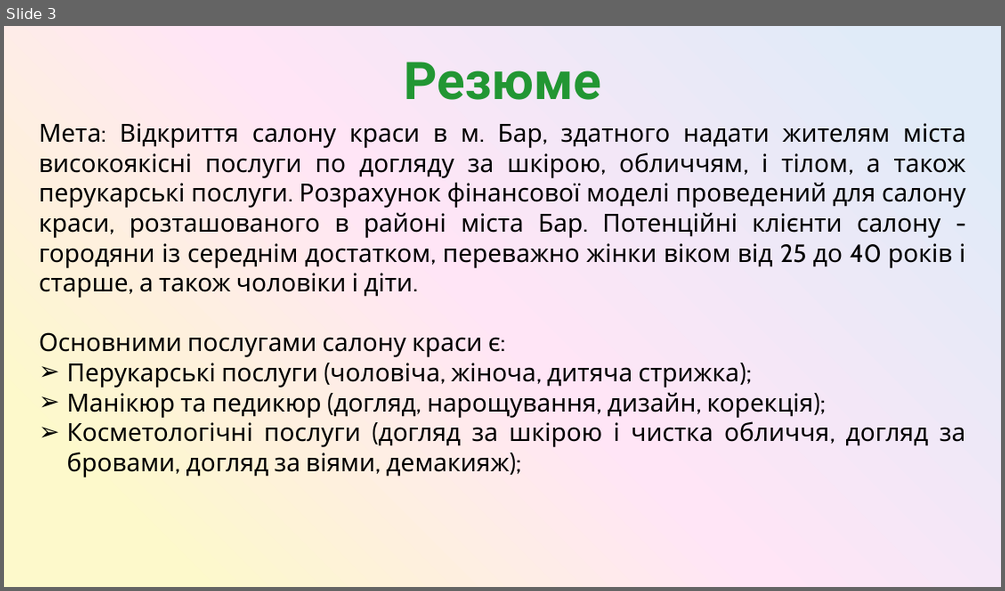
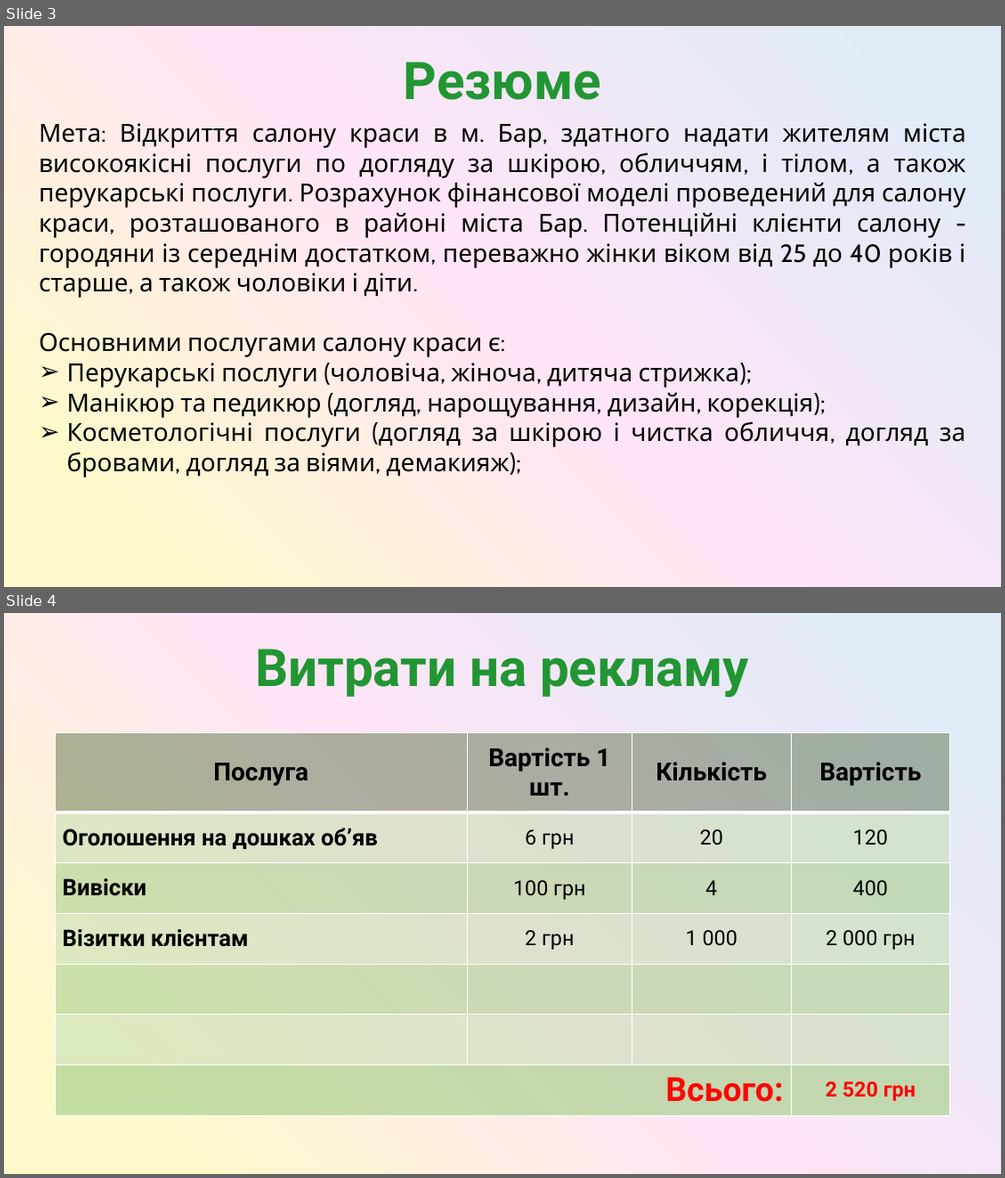
Before and after one commit to SashaGaran/Katya_diplomna, a slide deck: diplomna.pptx. Shown one above the other, each under a label of ours: slide 3 before the commit, slides 3 and 4 after it. The pictures are 1005x591 and 1005x1178 pixels, drawn with LibreOffice and Linux fonts; fonts in the diff are those of the drawing. Boxes give left, top, right and bottom in pixels: in the first picture for what was removed or moved away, otherwise in the second. Text is boxed around its words. In the diff, an @@ line names an element or a change of style, - is before the commit and + after.

```diff
--- a/diplomna.pptx
+++ b/diplomna.pptx
@@ slide 4 added at bbox=[4, 613, 1001, 1174], background gradient #FDF9CB to #FFE5F6 to #E0EBF8 @@
@@ text added at bbox=[255, 649, 749, 698], 50 pt, text gradient #229633 to #85CA3A, bold @@
+Витрати на рекламу
@@ table added at bbox=[55, 732, 950, 1115], 7 rows, 4 columns @@
+Послуга | Вартість 1 шт. | Кількість | Вартість
+Оголошення на дошках об’яв | 6 грн | 20 | 120
+Вивіски | 100 грн | 4 | 400
+Візитки клієнтам | 2 грн | 1 000 | 2 000 грн
+ |  |  | 
+ |  |  | 
+Всього: |  |  | 2 520 грн
```
Also in this commit, not shown: 1 slide removed.
